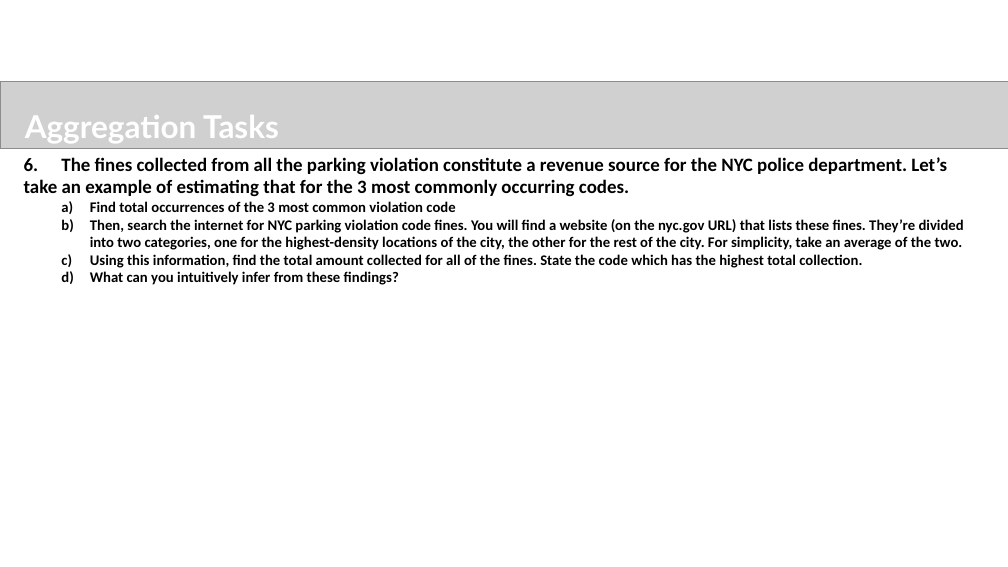
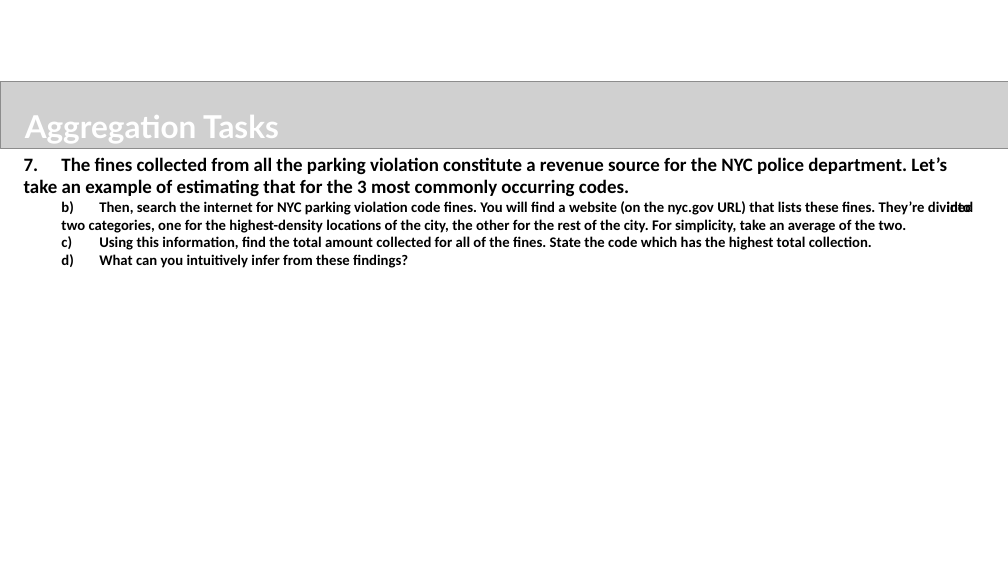
Before and after one commit to sureshballa/data-science-projects, a slide deck: slide 20 of NYC Parking Tickets EDA/FayizMayamVeettil_DDA1730041_main.pptx (slide 15 before the commit). Drawn at 1008x567 pixels with LibreOffice and Linux fonts; fonts in the diff are those of the drawing; grey boxes stand for pictures; background and template pictures are left out. Boxes give left, top, right and bottom in pixels: in the first picture for what was removed or moved away, otherwise in the second. Text is boxed around its words. In the diff, an @@ line names an element or a change of style, - is before the commit and + after.

```diff
--- a/NYC Parking Tickets EDA/FayizMayamVeettil_DDA1730041_main.pptx
+++ b/NYC Parking Tickets EDA/FayizMayamVeettil_DDA1730041_main.pptx
@@ text at (x1=24, y1=157, x2=973, y2=268): text changed @@
-6. The fines collected from all the parking violation constitute a revenue source for the NYC police department. Let’s take an example of estimating that for the 3 most commonly occurring codes.
-  a) Find total occurrences of the 3 most common violation code
-  b) Then, search the internet for NYC parking violation code fines. You will find a website (on the nyc.gov URL) that lists these fines. They’re divided into two categories, one for the highest-density locations of the city, the other for the rest of the city. For simplicity, take an average of the two.
-  c) Using this information, find the total amount collected for all of the fines. State the code which has the highest total collection.
-  d) What can you intuitively infer from these findings?
+7. The fines collected from all the parking violation constitute a revenue source for the NYC police department. Let’s take an example of estimating that for the 3 most commonly occurring codes.
+  b) Then, search the internet for NYC parking violation code fines. You will find a website (on the nyc.gov URL) that lists these fines. They’re divided into two categories, one for the highest-density locations of the city, the other for the rest of the city. For simplicity, take an average of the two.
+  c) Using this information, find the total amount collected for all of the fines. State the code which has the highest total collection.
+  d) What can you intuitively infer from these findings?
```
Also in this commit, not shown: 8 other slides changed, 5 slides added, 2 other files.
